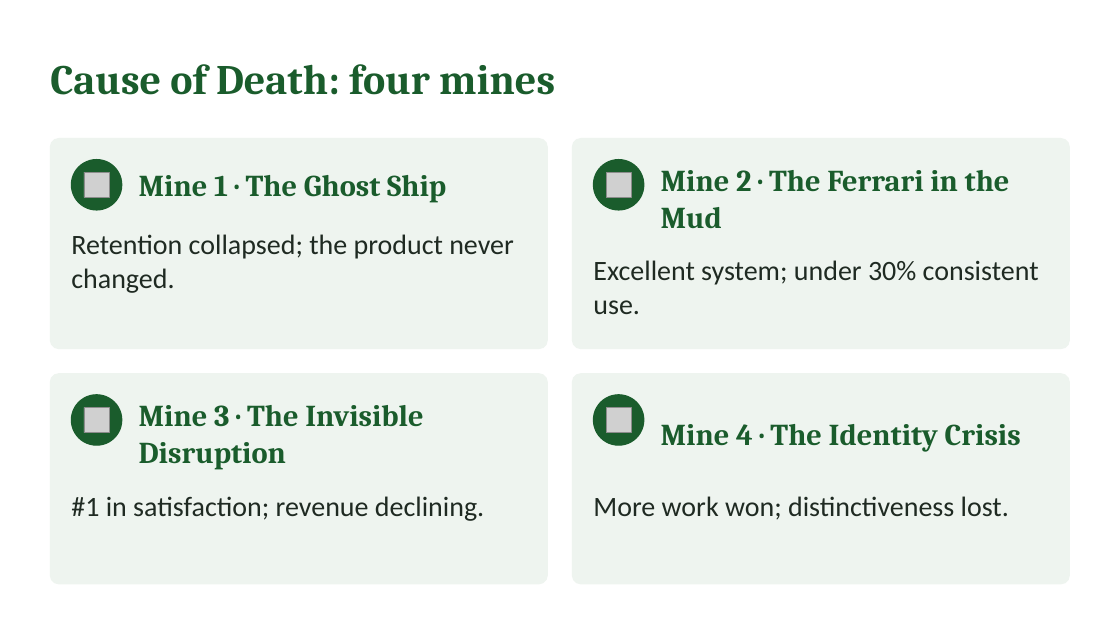
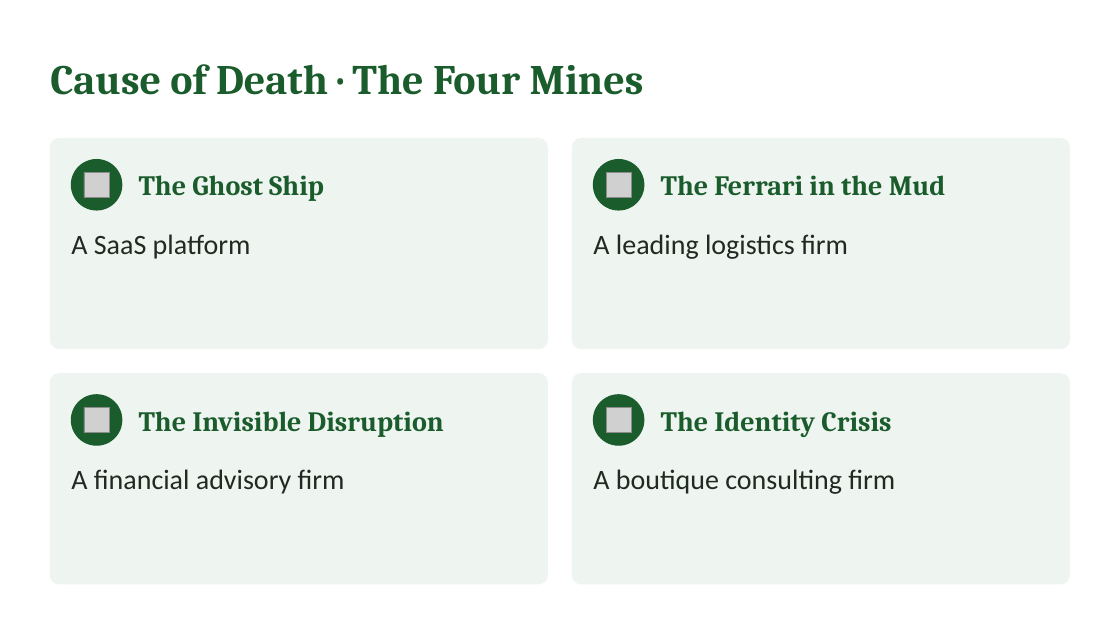
Before and after one commit to IBSL26/ibsl-platform, a slide deck: slide 36 of Unit decks/Unit 04 - Direction Integrity (ABCV-MBT).pptx (slide 16 before the commit). Drawn at 1120x630 pixels with LibreOffice and Linux fonts; fonts in the diff are those of the drawing; grey boxes stand for pictures. Boxes give left, top, right and bottom in pixels: in the first picture for what was removed or moved away, otherwise in the second. Text is boxed around its words. In the diff, an @@ line names an element or a change of style, - is before the commit and + after.

```diff
--- a/Unit decks/Unit 04 - Direction Integrity (ABCV-MBT).pptx
+++ b/Unit decks/Unit 04 - Direction Integrity (ABCV-MBT).pptx
@@ text at box(50, 64, 644, 95): text changed @@
-Cause of Death: four mines
+Cause of Death · The Four Mines
@@ text at box(139, 175, 324, 201): text changed; size 26 to 24 pt @@
-Mine 1 · The Ghost Ship
+The Ghost Ship
@@ text at box(661, 175, 946, 195): text changed; size 26 to 24 pt @@
-Mine 2 · The Ferrari in the Mud
+The Ferrari in the Mud
@@ text at box(71, 234, 251, 259): text changed @@
-Retention collapsed; the product never changed.
+A SaaS platform
@@ text at box(593, 234, 848, 259): text changed @@
-Excellent system; under 30% consistent use.
+A leading logistics firm
@@ text at box(139, 411, 444, 437): text changed; size 26 to 24 pt @@
-Mine 3 · The Invisible Disruption
+The Invisible Disruption
@@ text at box(661, 411, 891, 437): text changed; size 26 to 24 pt @@
-Mine 4 · The Identity Crisis
+The Identity Crisis
@@ text at box(71, 469, 345, 494): text changed @@
-#1 in satisfaction; revenue declining.
+A financial advisory firm
@@ text at box(593, 469, 895, 494): text changed @@
-More work won; distinctiveness lost.
+A boutique consulting firm
```
Also in this commit, not shown: 6 other slides changed, 25 slides added, 5 slides removed, 30 other files.
